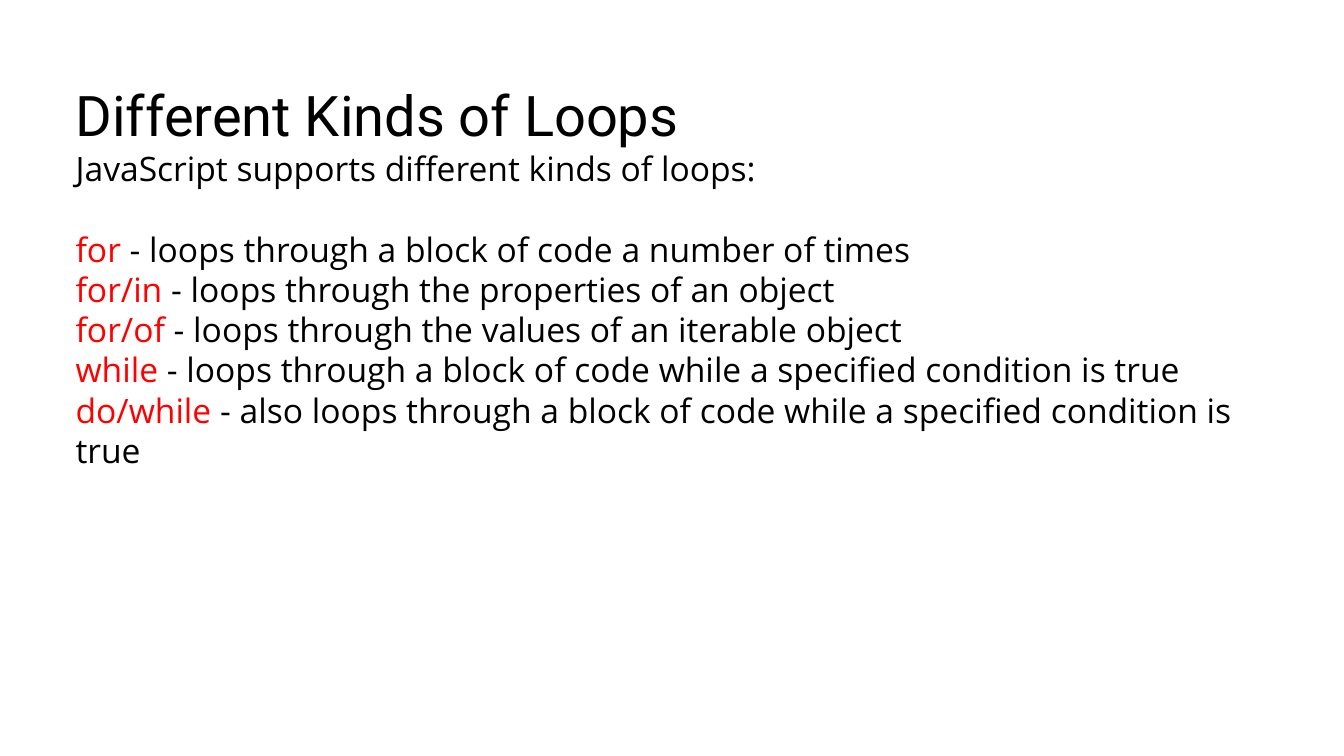
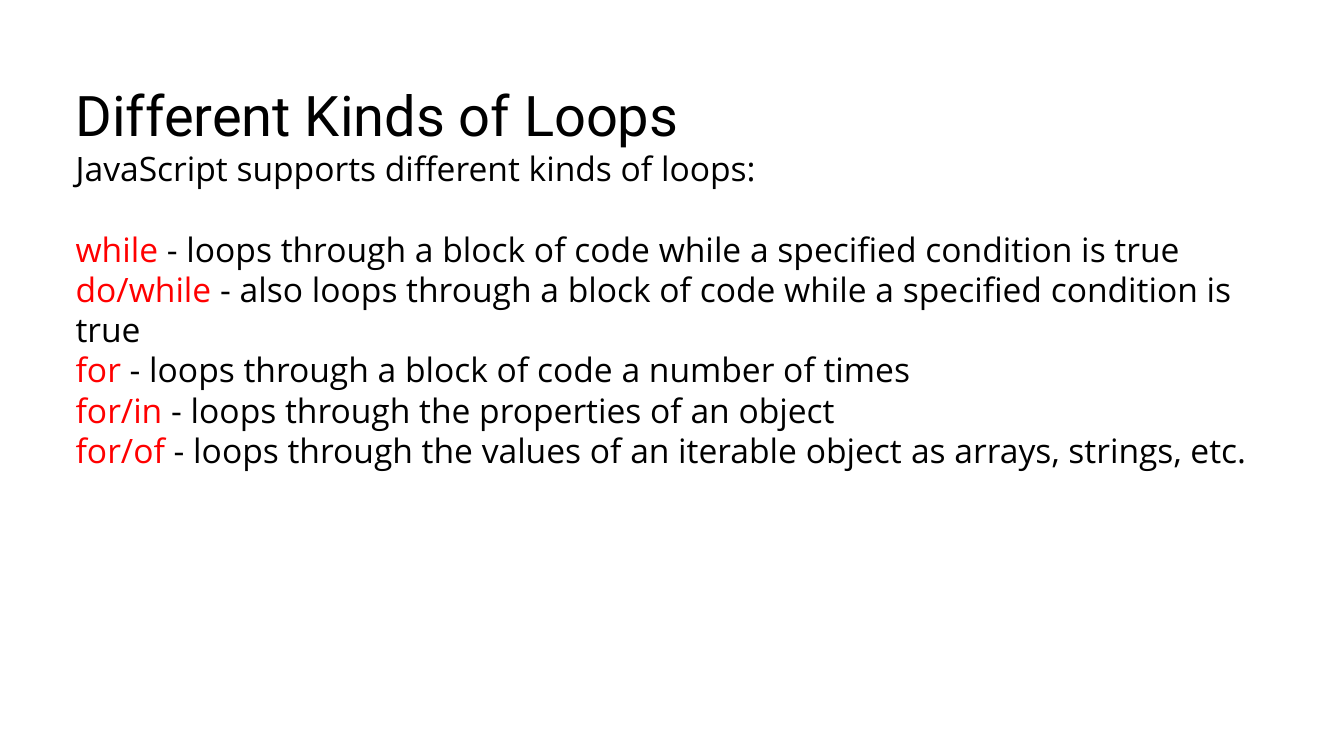
Before and after one commit to RostyslavSynenko/Lv-469.NodeJS, a slide deck: slide 6 of presentations/Loops. Error Handling, Strict mode.pptx. Drawn at 1344x756 pixels with LibreOffice and Linux fonts; fonts in the diff are those of the drawing; background and template pictures are left out. Boxes give left, top, right and bottom in pixels: in the first picture for what was removed or moved away, otherwise in the second. Text is boxed around its words. In the diff, an @@ line names an element or a change of style, - is before the commit and + after.

Commit message:
add presentation Loops. Error Handling, Strict mode

```diff
--- a/presentations/Loops. Error Handling, Strict mode.pptx
+++ b/presentations/Loops. Error Handling, Strict mode.pptx
@@ title at [76, 93, 1246, 471]: text changed @@
-Different Kinds of Loops
-JavaScript supports different kinds of loops:
-for - loops through a block of code a number of times
-for/in - loops through the properties of an object
-for/of - loops through the values of an iterable object
-while - loops through a block of code while a specified condition is true
-do/while - also loops through a block of code while a specified condition is true
+Different Kinds of Loops
+JavaScript supports different kinds of loops:
+while - loops through a block of code while a specified condition is true
+do/while - also loops through a block of code while a specified condition is true
+for - loops through a block of code a number of times
+for/in - loops through the properties of an object
+for/of - loops through the values of an iterable object as arrays, strings, etc.
```
Also in this commit, not shown: 4 other slides changed, 35 slides added.
